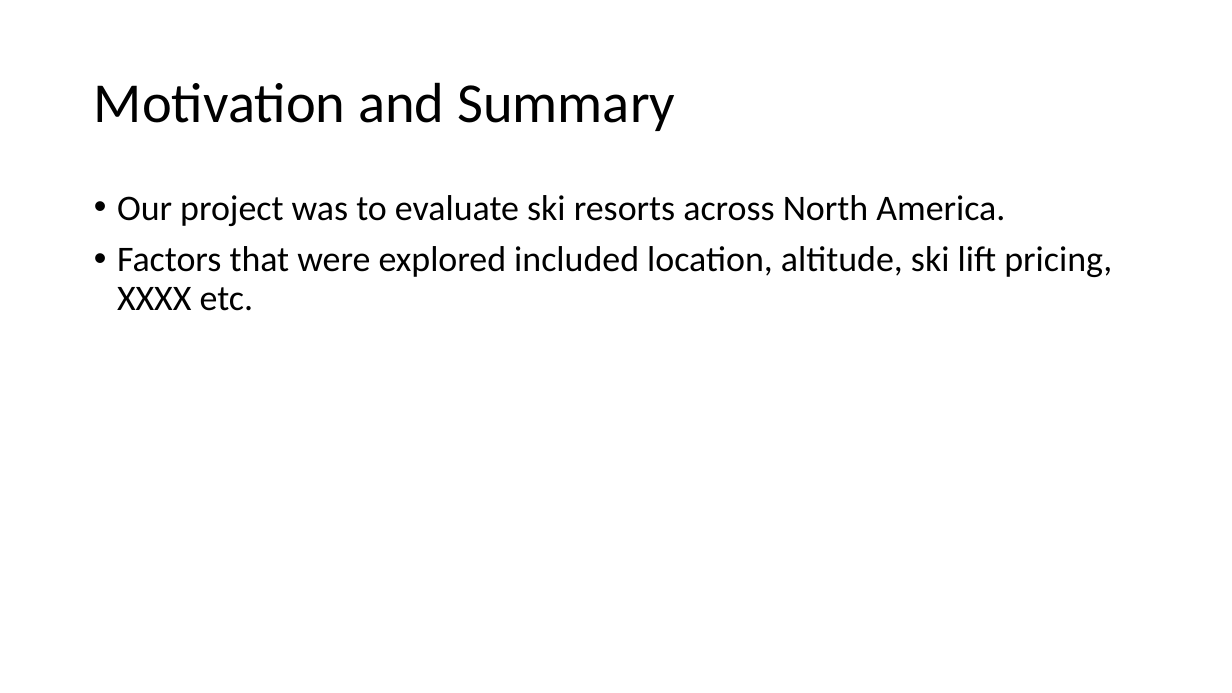
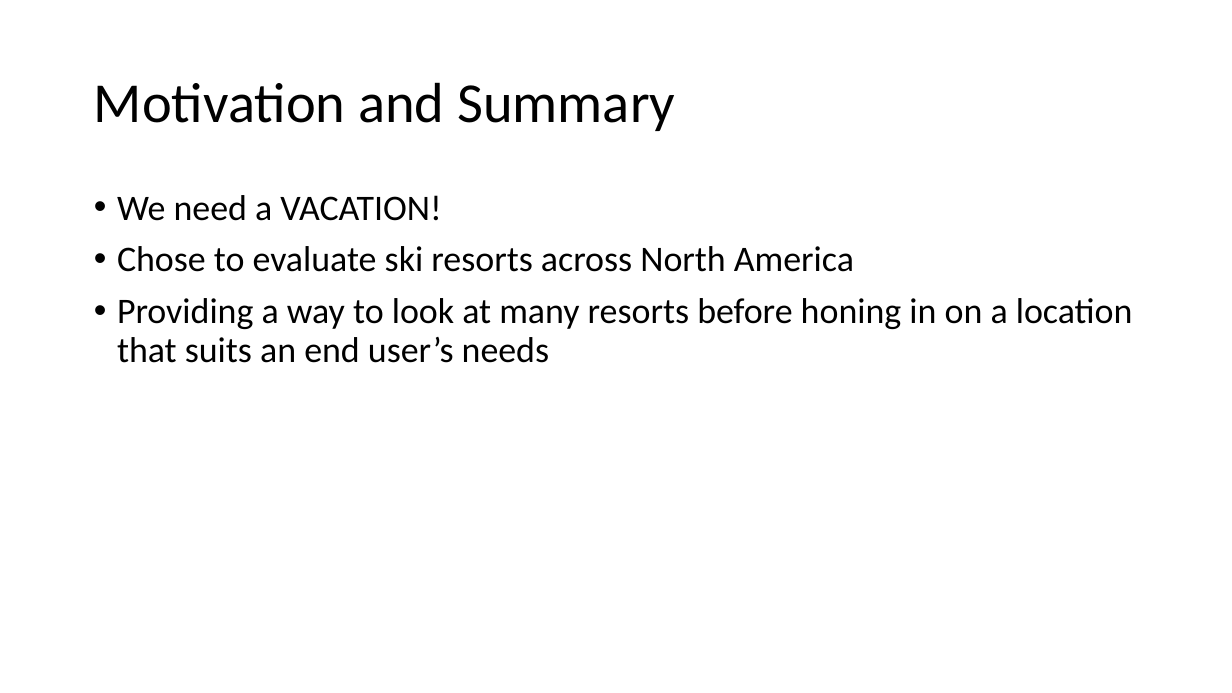
Before and after one commit to elu267/Group_Project_Unit18, a slide deck: slide 2 of PPT/Group_Presentation.pptx. Drawn at 1232x693 pixels with LibreOffice and Linux fonts; fonts in the diff are those of the drawing. Boxes give left, top, right and bottom in pixels: in the first picture for what was removed or moved away, otherwise in the second. Text is boxed around its words. In the diff, an @@ line names an element or a change of style, - is before the commit and + after.

```diff
--- a/PPT/Group_Presentation.pptx
+++ b/PPT/Group_Presentation.pptx
@@ text at (117, 195, 1133, 363): text changed @@
-• Our project was to evaluate ski resorts across North America.
-• Factors that were explored included location, altitude, ski lift pricing, XXXX etc.
+• We need a VACATION!
+• Chose to evaluate ski resorts across North America
+• Providing a way to look at many resorts before honing in on a location that suits an end user’s needs
```
Also in this commit, not shown: 6 other slides changed, 3 slides removed.
